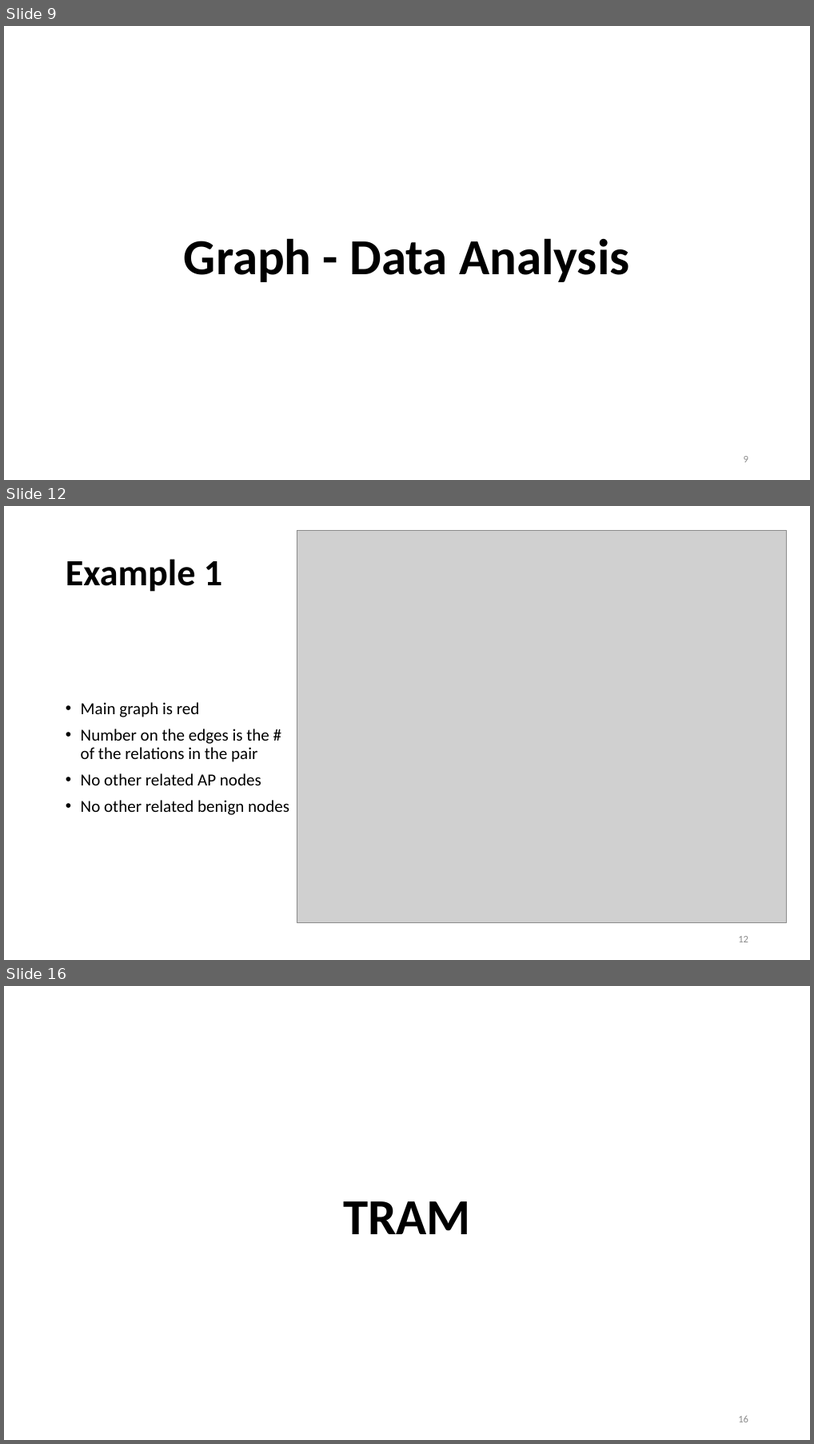
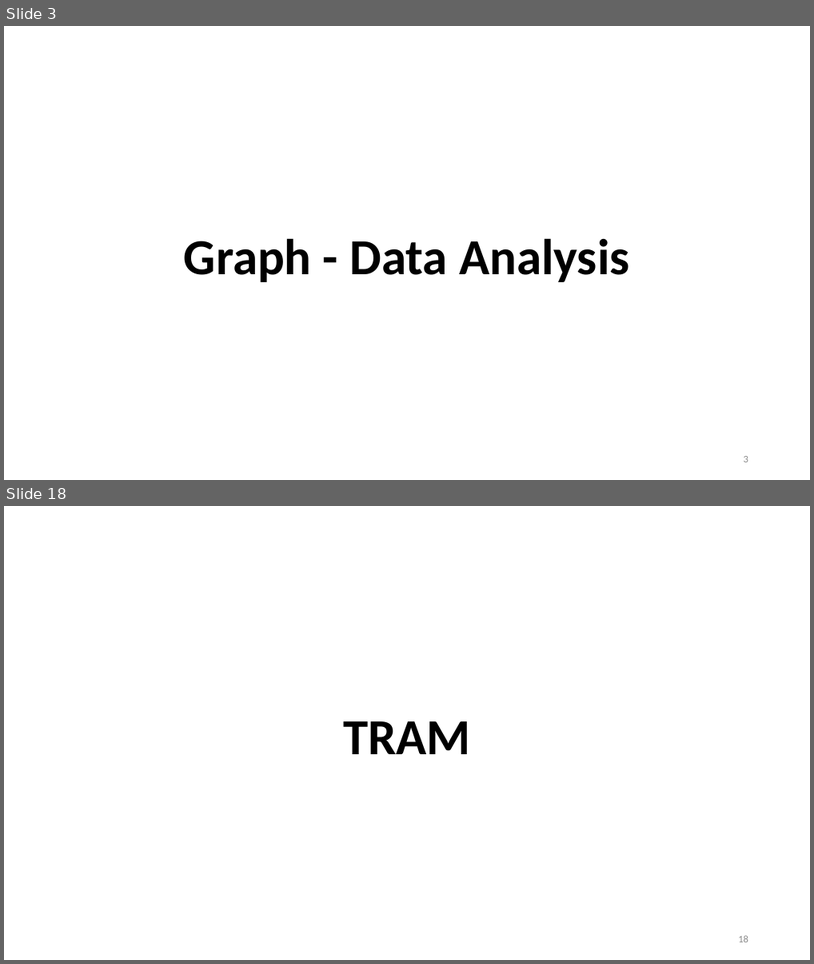
Before and after one commit to Bai1026/Intern-IIS, a slide deck: Meeting/Presentation_0802.pptx. Shown one above the other, each under a label of ours: slides 9, 12 and 16 before the commit, slides 3 and 18 after it; the slides between them are not shown. The pictures are 814x1444 and 814x964 pixels, drawn with LibreOffice and Linux fonts; fonts in the diff are those of the drawing; grey boxes stand for pictures. Boxes give left, top, right and bottom in pixels: in the first picture for what was removed or moved away, otherwise in the second. Text is boxed around its words. In the diff, an @@ line names an element or a change of style, - is before the commit and + after.

```diff
--- a/Meeting/Presentation_0802.pptx
+++ b/Meeting/Presentation_0802.pptx
@@ slide 12 removed at [4, 506, 810, 960], background #FFFFFF @@
@@ picture removed at [297, 530, 787, 922] @@
@@ title removed at [66, 559, 222, 592] @@
-Example 1
@@ text removed at [81, 702, 290, 815] @@
-• Main graph is red
-• Number on the edges is the # of the relations in the pair
-• No other related AP nodes
-• No other related benign nodes
@@ page number removed at [738, 936, 749, 942] @@
-12
@@ what was slide 9 is now slide 3 @@
@@ page number at [744, 456, 749, 462]: text changed @@
-9
+3
@@ what was slide 16 is now slide 18 @@
```
Also in this commit, not shown: 7 slides changed, 12 slides added, 8 other slides removed, 47 other files.
